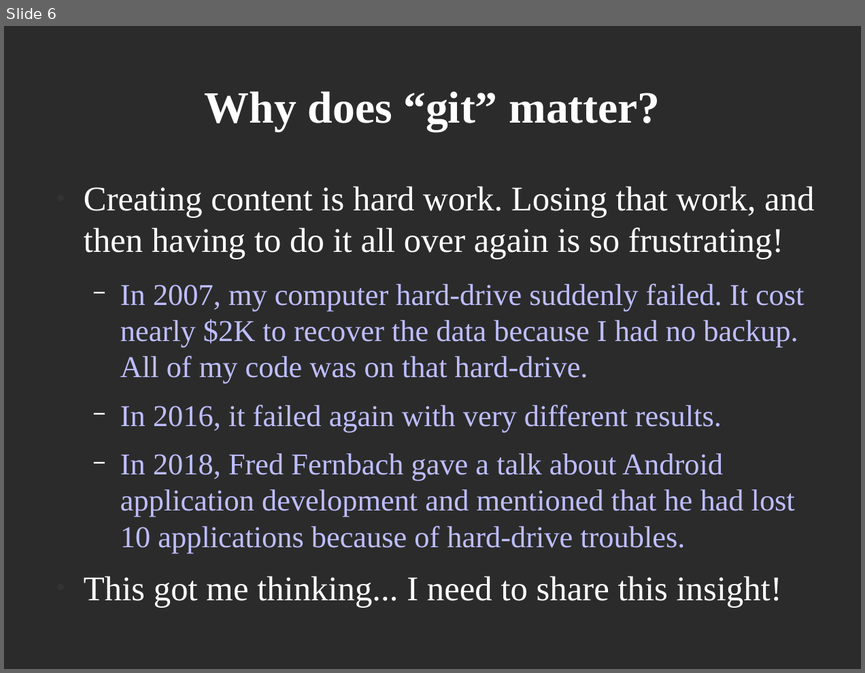
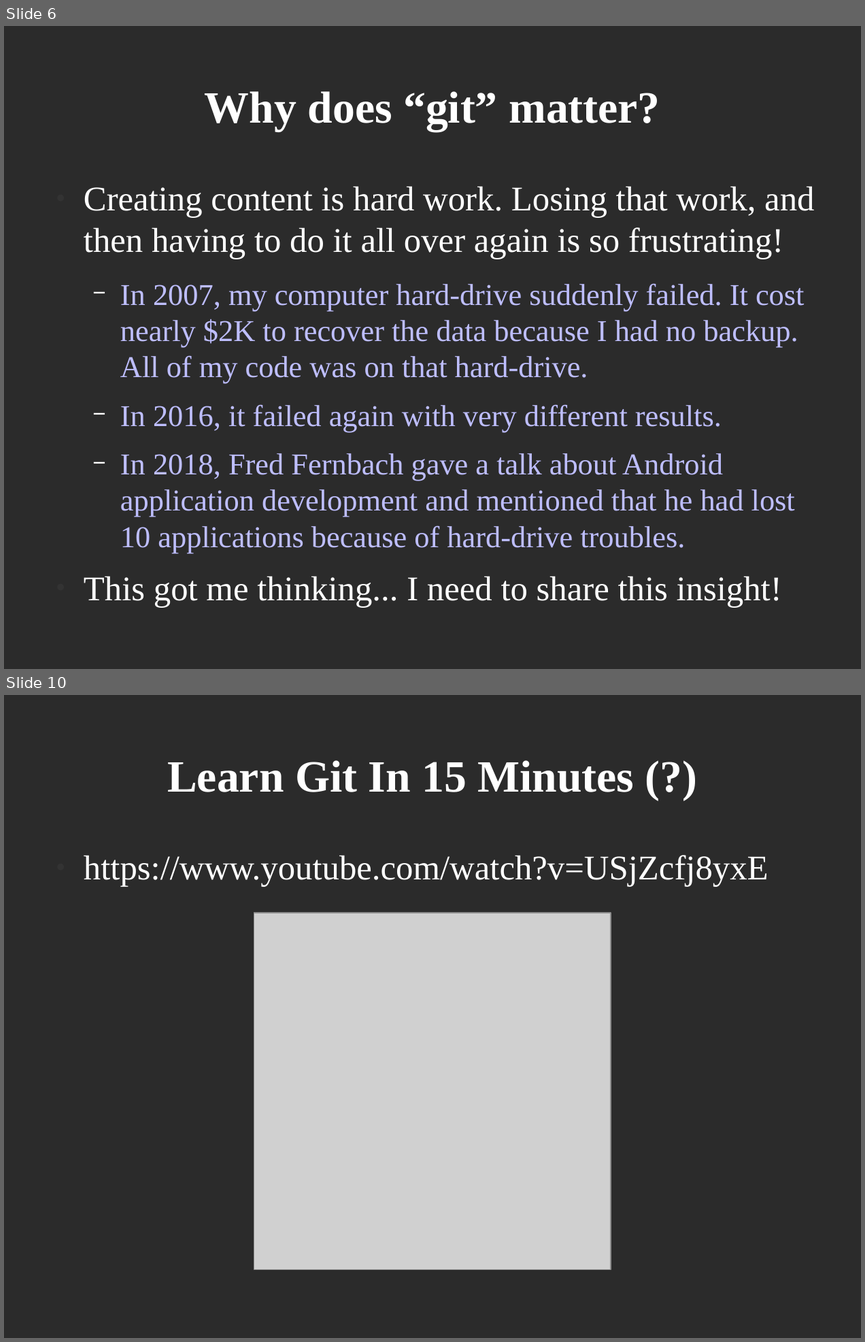
Before and after one commit to PeterCamilleri/ideas, a slide deck: Talks/DPCUC_Talk_20_03_12.odp. Shown one above the other, each under a label of ours: slide 6 before the commit, slides 6 and 10 after it; the slides between them are not shown. The pictures are 865x673 and 865x1342 pixels, drawn with LibreOffice and Linux fonts; fonts in the diff are those of the drawing; grey boxes stand for pictures; background and template pictures are left out; a plain dark background stands for a picture behind light text. Boxes give left, top, right and bottom in pixels: in the first picture for what was removed or moved away, otherwise in the second. Text is boxed around its words. In the diff, an @@ line names an element or a change of style, - is before the commit and + after.

```diff
--- a/Talks/DPCUC_Talk_20_03_12.odp
+++ b/Talks/DPCUC_Talk_20_03_12.odp
@@ slide 10 added at [4, 695, 861, 1338], background picture (left out) @@
@@ title added at [167, 760, 634, 792], 41.4 pt, text #FFFFFF, bold @@
+Learn Git In 15 Minutes (?)
@@ text added at [84, 855, 768, 887], 32 pt, text #FFFFFF @@
+● https://www.youtube.com/watch?v=USjZcfj8yxE
@@ picture added at [254, 913, 611, 1270] @@
```
Also in this commit, not shown: 2 slides changed, 2 other slides added, 3 slides removed, 1 other file.
